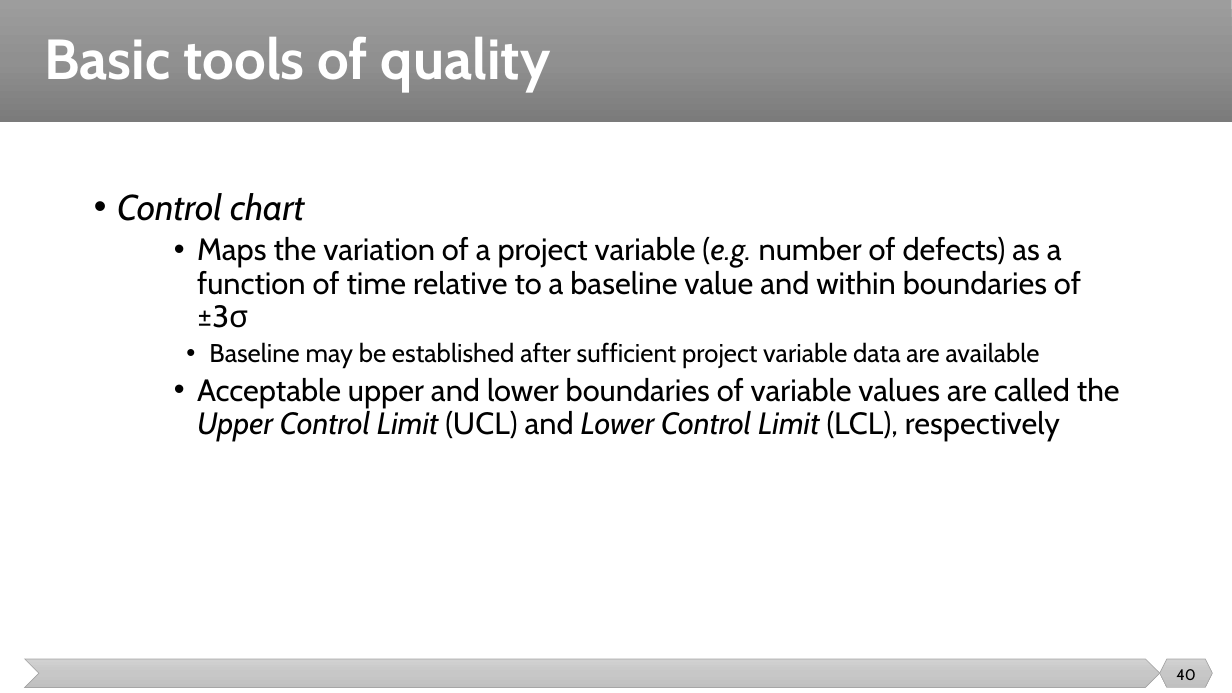
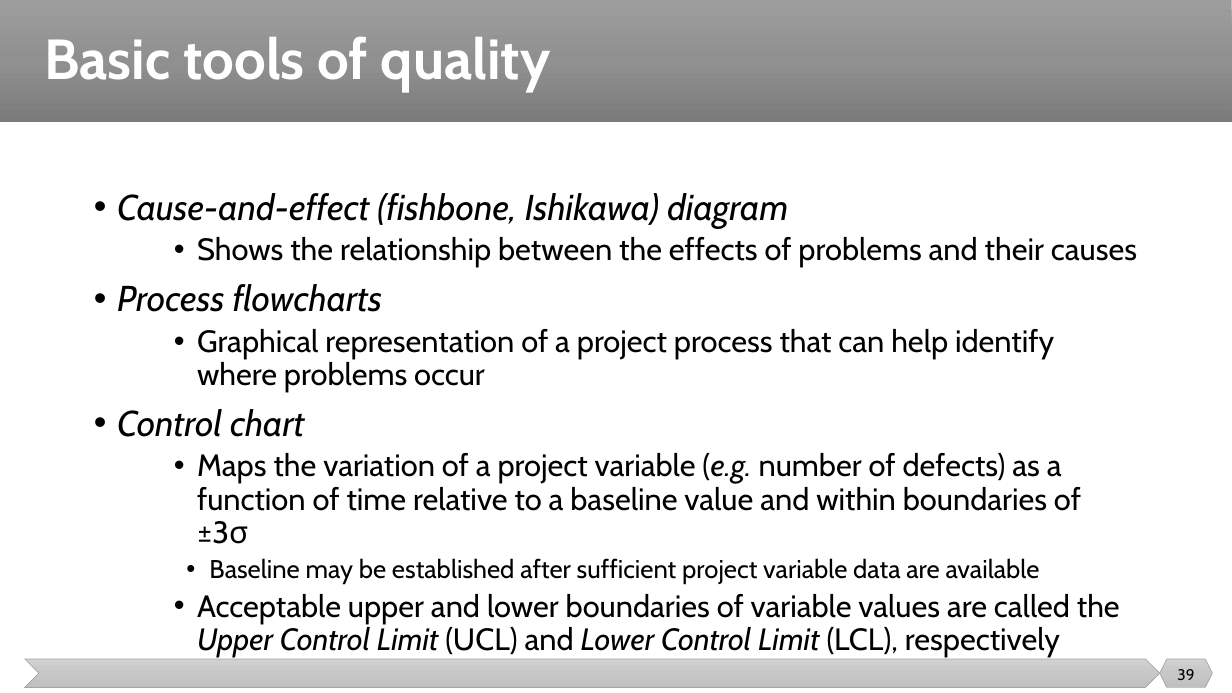
Before and after one commit to malenezi/malenezi, a slide deck: slide 39 of SE423/Lectures/7-Quality/Quality.pptx (slide 40 before the commit). Drawn at 1232x693 pixels with LibreOffice and Linux fonts; fonts in the diff are those of the drawing. Boxes give left, top, right and bottom in pixels: in the first picture for what was removed or moved away, otherwise in the second. Text is boxed around its words. In the diff, an @@ line names an element or a change of style, - is before the commit and + after.

```diff
--- a/SE423/Lectures/7-Quality/Quality.pptx
+++ b/SE423/Lectures/7-Quality/Quality.pptx
@@ text at [117,193,1137,392]: paragraphs added @@
+• Cause-and-effect (fishbone, Ishikawa) diagram
+  • Shows the relationship between the effects of problems and their causes
+• Process flowcharts
+  • Graphical representation of a project process that can help identify where problems occur
@@ page number at [1177,669,1194,680]: text changed @@
-40
+39
```
Also in this commit, not shown: 10 other slides changed, 2 slides removed.
